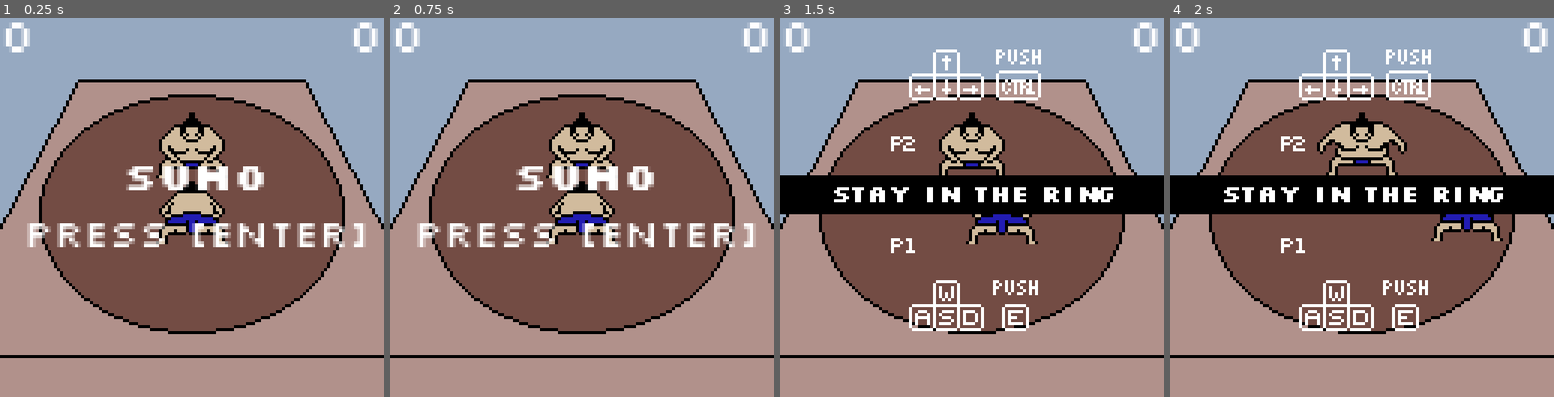
Above: before the commit, frames 1-4 (left to right).
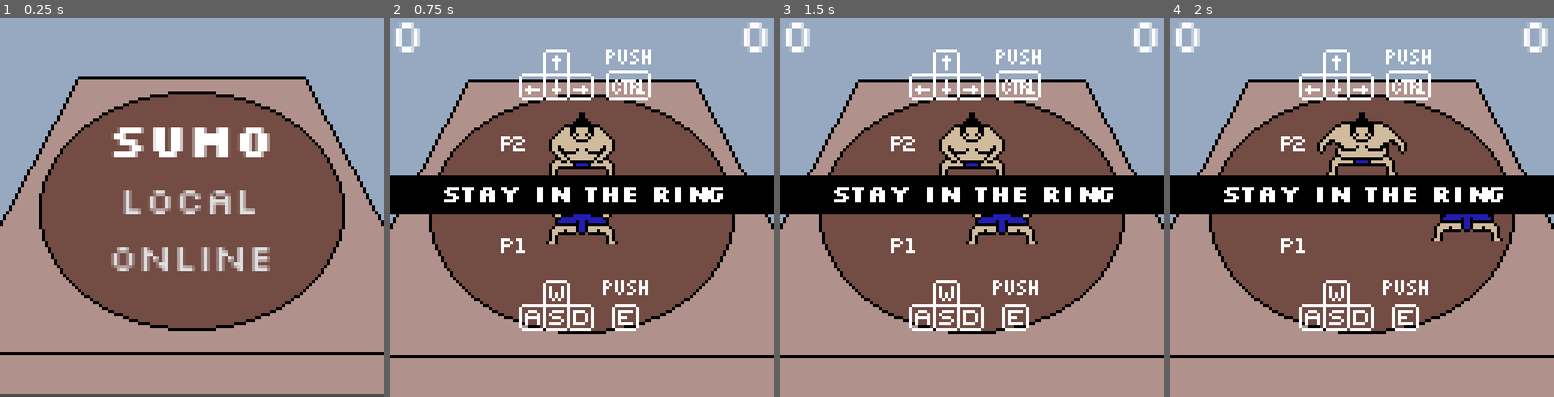
Above: after the commit, the same moments.

Repository: kevinpliang/sumo-gdl-jam
Game: Godot game, scene res://game/Main.tscn
Two runs of this game, one before a commit and one after it. Both use one fixed random seed, a clock stepped at 60 frames per second and the inputs below.
Inputs (mouse positions are in pixels of both pictures, inside the frame that each line leads up to):
- Up to frame 1 (0.25 s): no input
- Up to frame 2 (0.75 s): click (582, 203) at 0.5 s, where only the run after the commit has a clickable "local"
- Up to frame 3 (1.5 s): tap Enter (enter) at 1.25 s; hold D (p1_right) from 1.28 s (still down); hold Enter (enter) from 1.28 s (still down)
- Up to frame 4 (2 s): keep holding D (p1_right); keep holding Enter (enter); tap Ctrl (p2_a) at 1.55 s

The runs differ from the first frame. In frame 1, 18% of the frame differs, in the area x 0-100%, y 1-100%; in frame 2, 16%; in frame 3, nothing differs; in frame 4, nothing differs.

Commit message:
Add multiplayer

Diff:
--- a/Global.gd
+++ b/Global.gd
@@ -1,6 +1,7 @@
 extends Node
 
 var main = null
+var player_id = null
 var player1 = null
 var player2 = null
 var p1score = 0
@@ -8,9 +9,12 @@
 
 # signal if player leaves boundaries
 signal player_oob(player_id)
+signal start_game()
 
 var curr_gamestate
 enum GAMESTATE {PLAYING, WON, MENU}
+
+var multiplayer_enabled = false
 
 # should the tutorial be shown
 var firstTime = true
@@ -28,6 +32,6 @@
 
 func instance_node_at(node, location, parent):
 	var node_instance = node.instantiate()
-	parent.add_child(node_instance)
+	parent.add_child(node_instance, true)
 	node_instance.global_position = location
 	return node_instance
--- a/characters/DefaultPlayer.gd
+++ b/characters/DefaultPlayer.gd
@@ -14,7 +14,7 @@
 
 # states
 enum STATES { IDLE, WALK, PUSH, HURT }
-var current_state: int = STATES.IDLE
+@export var current_state: int = STATES.IDLE
 
 enum FACING { UP, DOWN }
 var facing: int = FACING.UP
@@ -42,7 +42,14 @@
 	else:
 		facing = FACING.DOWN
 
+	if Global.multiplayer_enabled:
+		set_multiplayer_authority(name.to_int())
+
 func _physics_process(delta: float) -> void:
+
+	if Global.multiplayer_enabled and !is_multiplayer_authority():
+		return
+
 	if current_state not in busy_states and Global.curr_gamestate == Global.GAMESTATE.PLAYING:
 		state_from_input(delta)
 	motion_from_state(delta)
@@ -66,6 +73,7 @@
 			facing = FACING.DOWN
 	else:
 		current_state = STATES.IDLE
+
 
 # Gets motion based on state
 func motion_from_state(delta: float) -> void:
@@ -133,11 +141,14 @@
 	$PushHitBox/CollisionShape2D.disabled = true
 
 # When hit by a push
+@rpc("any_peer", "call_local")
 func on_hit(from: int) -> void:
 	var sfx_player: AudioStreamPlayer = $SFXPlayer
 	sfx_player.stream = hit_sfx
 	sfx_player.play()
+
 	hit_from = from
+	current_state = STATES.HURT
 	$HurtTimer.start()
 
 # When Push Timer ends
@@ -157,7 +168,10 @@
 		current_state = STATES.HURT
 
 		# if the push is from below me
+		var from_dir = HITFROM.NOT
 		if area.get_parent().global_position.y > global_position.y:
-			on_hit(HITFROM.BELOW)
+			from_dir = HITFROM.BELOW
 		else:
-			on_hit(HITFROM.ABOVE)
+			from_dir = HITFROM.ABOVE
+
+		rpc_id(get_multiplayer_authority(), "on_hit", from_dir)
--- a/characters/DefaultPlayer.tscn
+++ b/characters/DefaultPlayer.tscn
@@ -149,6 +149,17 @@
 radius = 3.00421
 height = 6.00842
 
+[sub_resource type="SceneReplicationConfig" id="SceneReplicationConfig_or46y"]
+properties/0/path = NodePath(".:position")
+properties/0/spawn = true
+properties/0/replication_mode = 1
+properties/1/path = NodePath(".:current_state")
+properties/1/spawn = true
+properties/1/replication_mode = 1
+properties/2/path = NodePath("AnimatedSprite2D:animation")
+properties/2/spawn = true
+properties/2/replication_mode = 1
+
 [node name="DefaultPlayer" type="CharacterBody2D"]
 y_sort_enabled = true
 motion_mode = 1
@@ -201,6 +212,9 @@
 
 [node name="SFXPlayer" type="AudioStreamPlayer" parent="."]
 
+[node name="MultiplayerSynchronizer" type="MultiplayerSynchronizer" parent="."]
+replication_config = SubResource("SceneReplicationConfig_or46y")
+
 [connection signal="area_entered" from="HitBox" to="." method="_on_hit_box_area_entered"]
 [connection signal="timeout" from="PushTimer" to="." method="_on_push_timer_timeout"]
 [connection signal="timeout" from="HurtTimer" to="." method="_on_hurt_timer_timeout"]
--- a/environments/DefaultStage.gd
+++ b/environments/DefaultStage.gd
@@ -1,8 +1,16 @@
 extends StaticBody2D
-
-func _ready() -> void:
-	pass
 
 func _on_bounds_area_exited(area: Area2D) -> void:
 	if area.is_in_group("player"):
-		Global.emit_signal("player_oob", area.get_parent().id)
+		var player_id = area.get_parent().id
+
+		if Global.multiplayer_enabled:
+			rpc_id(1, "report_player_oob", player_id)
+		else:
+			Global.emit_signal("player_oob", player_id)
+
+
+@rpc("any_peer")
+func report_player_oob(player_id: String) -> void:
+	if multiplayer.is_server():
+		Global.emit_signal("player_oob", player_id)
--- a/game/Main.gd
+++ b/game/Main.gd
@@ -15,11 +15,15 @@
 var playing_music: AudioStream = preload("res://resources/music/roundv2.ogg")
 var menu_music: AudioStream = preload("res://resources/music/destrpyhim.ogg")
 
+
 func _ready() -> void:
 	Global.main = self
+	Global.curr_gamestate = Global.GAMESTATE.MENU
 
+	# signals
+	Global.start_game.connect(_on_start_game)
 	Global.player_oob.connect(on_player_oob)
-	Global.curr_gamestate = Global.GAMESTATE.MENU
+	multiplayer.peer_connected.connect(_on_start_online_game)
 
 	menuInstance = Global.instance_node(Menu, self)
 
@@ -30,27 +34,25 @@
 	# add people
 	stageInstance = Global.instance_node(DefaultStage, self)
 	$Node2D.y_sort_enabled = true
-	Global.player1 = Global.instance_node_at(DefaultPlayer, Vector2(64, 64), $Node2D)
-	Global.player2 = Global.instance_node_at(DefaultPlayer, Vector2(64, 42), $Node2D)
 
-	# player 2 inputs
-	Global.player2.id = "p2"
-	Global.player2.up = "p2_up"
-	Global.player2.left = "p2_left"
-	Global.player2.down = "p2_down"
-	Global.player2.right = "p2_right"
-	Global.player2.a = "p2_a"
+	# hide people
+	$UI/p1ScoreLabel.visible = false
+	$UI/p2ScoreLabel.visible = false
+	stageInstance.visible = false
 
 func _process(_delta: float) -> void:
 	pass
 
-func _input(event: InputEvent) -> void:
+func _input(event):
 	if event.is_action_pressed("enter"):
-		match Global.curr_gamestate:
-			Global.GAMESTATE.WON, Global.GAMESTATE.MENU:
-				start_game()
+		if (Global.curr_gamestate == Global.GAMESTATE.WON):
+			if !Global.multiplayer_enabled:
+				_on_start_game()
+			else:
+				_on_start_online_game(0)
 
-func start_game() -> void:
+
+func _on_start_game() -> void:
 	menuInstance.visible = false
 	$UI/VictoryLabel.text = ""
 	$UI/p1ScoreLabel.visible = true
@@ -61,9 +63,21 @@
 		tutorialInstance = Global.instance_node_at(Tutorial, Vector2(64, 64), self)
 
 	# stage & players
+	if Global.player1 == null:
+		Global.player1 = Global.instance_node_at(DefaultPlayer, Vector2(64, 64), $Node2D)
+	if Global.player2 == null:
+		Global.player2 = Global.instance_node_at(DefaultPlayer, Vector2(64, 42), $Node2D)
 	Global.player1.visible = true
 	Global.player2.visible = true
 	stageInstance.visible = true
+
+	# player 2 inputs
+	Global.player2.id = "p2"
+	Global.player2.up = "p2_up"
+	Global.player2.left = "p2_left"
+	Global.player2.down = "p2_down"
+	Global.player2.right = "p2_right"
+	Global.player2.a = "p2_a"
 
 	Global.player1.position = Vector2(64, 64)
 	Global.player2.position = Vector2(64, 42)
@@ -73,7 +87,29 @@
 	$Music.stream = playing_music
 	$Music.play()
 
-func on_player_oob(player_id: String) -> void:
+func _on_start_online_game(_id: int) -> void:
+	menuInstance.visible = false
+	$UI/VictoryLabel.text = ""
+	$UI/p1ScoreLabel.visible = true
+	$UI/p2ScoreLabel.visible = true
+
+	# stage
+	stageInstance.visible = true
+
+	if Global.player1 != null:
+		Global.player1.position = Vector2(64, 64)
+	if Global.player2 != null:
+		Global.player2.position = Vector2(64, 42)
+
+	Global.curr_gamestate = Global.GAMESTATE.PLAYING
+
+	$Music.stream = playing_music
+	$Music.play()
+
+@rpc("any_peer", "call_local")
+func declare_winner(player_id: String) -> void:
+	print(player_id)
+
 	if tutorialInstance:
 		tutorialInstance.visible = false
 		Global.firstTime = false
@@ -94,3 +130,11 @@
 		Global.curr_gamestate = Global.GAMESTATE.WON
 		$Music.stream = win_music
 		$Music.play()
+
+
+func on_player_oob(player_id: String) -> void:
+	if Global.multiplayer_enabled:
+		if multiplayer.is_server():
+			rpc("declare_winner", player_id)
+	else:
+		declare_winner(player_id)
--- a/game/Main.tscn
+++ b/game/Main.tscn
@@ -1,7 +1,9 @@
-[gd_scene load_steps=6 format=3 uid="uid://uwyb0p5f8j7r"]
+[gd_scene load_steps=8 format=3 uid="uid://uwyb0p5f8j7r"]
 
 [ext_resource type="Script" uid="uid://v2ee5rmxynkh" path="res://game/Main.gd" id="1"]
 [ext_resource type="FontFile" uid="uid://dse2hkkbuyw2b" path="res://resources/Silkscreen/slkscr.ttf" id="2"]
+[ext_resource type="Script" uid="uid://b1tuos44opg8t" path="res://game/multiplayer_spawner.gd" id="2_2fjjk"]
+[ext_resource type="PackedScene" uid="uid://cuu4qwcbjtsdp" path="res://characters/DefaultPlayer.tscn" id="3_ljq5a"]
 
 [sub_resource type="FontFile" id="1"]
 fallbacks = Array[Font]([ExtResource("2")])
@@ -53,6 +55,12 @@
 
 [node name="Node2D" type="Node2D" parent="."]
 
+[node name="MultiplayerSpawner" type="MultiplayerSpawner" parent="Node2D"]
+_spawnable_scenes = PackedStringArray("uid://cuu4qwcbjtsdp")
+spawn_path = NodePath("..")
+script = ExtResource("2_2fjjk")
+network_player = ExtResource("3_ljq5a")
+
 [node name="UI" type="Control" parent="."]
 layout_mode = 3
 anchors_preset = 15
--- a/game/Menu.tscn
+++ b/game/Menu.tscn
@@ -1,29 +1,9 @@
-[gd_scene load_steps=6 format=3 uid="uid://bitr065hg8h"]
+[gd_scene load_steps=7 format=3 uid="uid://bitr065hg8h"]
 
 [ext_resource type="FontFile" uid="uid://b8r126bgx2mwa" path="res://resources/Silkscreen/slkscrb.ttf" id="1"]
+[ext_resource type="Script" uid="uid://d154de7pk43tf" path="res://game/menu.gd" id="1_01sa8"]
 [ext_resource type="FontFile" uid="uid://dse2hkkbuyw2b" path="res://resources/Silkscreen/slkscr.ttf" id="2"]
 [ext_resource type="Texture2D" uid="uid://dq7afwetggfb8" path="res://sprites/environments/DefaultStage.png" id="3"]
-
-[sub_resource type="FontFile" id="1"]
-fallbacks = Array[Font]([ExtResource("1"), ExtResource("1")])
-subpixel_positioning = 0
-msdf_pixel_range = 14
-msdf_size = 128
-cache/0/16/0/ascent = 0.0
-cache/0/16/0/descent = 0.0
-cache/0/16/0/underline_position = 0.0
-cache/0/16/0/underline_thickness = 0.0
-cache/0/16/0/scale = 1.0
-cache/0/12/0/ascent = 0.0
-cache/0/12/0/descent = 0.0
-cache/0/12/0/underline_position = 0.0
-cache/0/12/0/underline_thickness = 0.0
-cache/0/12/0/scale = 1.0
-cache/0/14/0/ascent = 0.0
-cache/0/14/0/descent = 0.0
-cache/0/14/0/underline_position = 0.0
-cache/0/14/0/underline_thickness = 0.0
-cache/0/14/0/scale = 1.0
 
 [sub_resource type="FontFile" id="2"]
 fallbacks = Array[Font]([ExtResource("2"), ExtResource("2")])
@@ -41,6 +21,8 @@
 cache/0/14/0/underline_thickness = 0.0
 cache/0/14/0/scale = 1.0
 
+[sub_resource type="StyleBoxEmpty" id="StyleBoxEmpty_01sa8"]
+
 [node name="Menu" type="Control"]
 layout_mode = 3
 anchors_preset = 15
@@ -50,20 +32,20 @@
 offset_bottom = -1.0
 grow_horizontal = 2
 grow_vertical = 2
+script = ExtResource("1_01sa8")
 
 [node name="CenterContainer" type="CenterContainer" parent="."]
 layout_mode = 0
-offset_top = 32.0
-offset_right = 132.0
-offset_bottom = 100.0
+offset_right = 128.0
+offset_bottom = 128.0
 
 [node name="VBoxContainer" type="VBoxContainer" parent="CenterContainer"]
 layout_mode = 2
 
 [node name="TitleLabel" type="Label" parent="CenterContainer/VBoxContainer"]
 layout_mode = 2
-theme_override_fonts/font = SubResource("1")
-theme_override_font_sizes/font_size = 14
+theme_override_fonts/font = ExtResource("1")
+theme_override_font_sizes/font_size = 16
 text = "SUMO"
 horizontal_alignment = 1
 vertical_alignment = 1
@@ -71,15 +53,42 @@
 [node name="MenuOptions" type="VBoxContainer" parent="CenterContainer/VBoxContainer"]
 layout_mode = 2
 
-[node name="Start" type="Label" parent="CenterContainer/VBoxContainer/MenuOptions"]
+[node name="Local" type="Button" parent="CenterContainer/VBoxContainer/MenuOptions"]
 layout_mode = 2
 theme_override_fonts/font = SubResource("2")
 theme_override_font_sizes/font_size = 14
-text = "PRESS [ENTER]"
-horizontal_alignment = 1
-vertical_alignment = 1
+theme_override_styles/normal = SubResource("StyleBoxEmpty_01sa8")
+text = "local"
+
+[node name="Online" type="Button" parent="CenterContainer/VBoxContainer/MenuOptions"]
+layout_mode = 2
+theme_override_fonts/font = SubResource("2")
+theme_override_font_sizes/font_size = 14
+theme_override_styles/normal = SubResource("StyleBoxEmpty_01sa8")
+text = "online"
+
+[node name="Host" type="Button" parent="CenterContainer/VBoxContainer/MenuOptions"]
+visible = false
+layout_mode = 2
+theme_override_fonts/font = SubResource("2")
+theme_override_font_sizes/font_size = 14
+theme_override_styles/normal = SubResource("StyleBoxEmpty_01sa8")
+text = "Host"
+
+[node name="Join" type="Button" parent="CenterContainer/VBoxContainer/MenuOptions"]
+visible = false
+layout_mode = 2
+theme_override_fonts/font = SubResource("2")
+theme_override_font_sizes/font_size = 14
+theme_override_styles/normal = SubResource("StyleBoxEmpty_01sa8")
+text = "Join"
 
 [node name="Sprite2D" type="Sprite2D" parent="."]
 z_index = -1
 texture = ExtResource("3")
 offset = Vector2(64, 64)
+
+[connection signal="pressed" from="CenterContainer/VBoxContainer/MenuOptions/Local" to="." method="_on_start_pressed"]
+[connection signal="pressed" from="CenterContainer/VBoxContainer/MenuOptions/Online" to="." method="_on_online_pressed"]
+[connection signal="pressed" from="CenterContainer/VBoxContainer/MenuOptions/Host" to="." method="_on_host_pressed"]
+[connection signal="pressed" from="CenterContainer/VBoxContainer/MenuOptions/Join" to="." method="_on_join_pressed"]
--- /dev/null
+++ b/game/menu.gd
@@ -0,0 +1,21 @@
+extends Control
+
+func _ready() -> void:
+	$CenterContainer/VBoxContainer/MenuOptions/Host.visible = false
+	$CenterContainer/VBoxContainer/MenuOptions/Join.visible = false
+
+func _on_start_pressed() -> void:
+	Global.start_game.emit()
+
+func _on_online_pressed() -> void:
+	$CenterContainer/VBoxContainer/MenuOptions/Local.visible = false
+	$CenterContainer/VBoxContainer/MenuOptions/Online.visible = false
+	$CenterContainer/VBoxContainer/MenuOptions/Host.visible = true
+	$CenterContainer/VBoxContainer/MenuOptions/Join.visible = true
+	Global.multiplayer_enabled = true
+
+func _on_host_pressed() -> void:
+	NetworkHandler.start_server()
+
+func _on_join_pressed() -> void:
+	NetworkHandler.start_client()
--- /dev/null
+++ b/game/multiplayer_spawner.gd
@@ -0,0 +1,25 @@
+extends MultiplayerSpawner
+
+@export var network_player: PackedScene
+
+var player_slots = {}
+
+func _ready() -> void:
+	multiplayer.peer_connected.connect(spawn_player)
+
+func spawn_player(id: int):
+	if !multiplayer.is_server():
+		return
+
+	var player: Node = network_player.instantiate()
+	player.name = str(id)
+
+	if Global.player1 == null:
+		Global.player1 = player
+		Global.player1.position = Vector2(64, 64)
+	elif Global.player2 == null:
+		Global.player2 = player
+		Global.player2.id = "p2"
+		Global.player2.position = Vector2(64, 42)
+
+	get_node(spawn_path).add_child.call_deferred(player, true)
--- /dev/null
+++ b/network/NetworkHandler.gd
@@ -0,0 +1,17 @@
+extends Node
+
+const IP_ADDRESS: String = "localhost"
+const PORT: int = 41250
+const MAX_CLIENTS: int = 2
+
+var peer: ENetMultiplayerPeer
+
+func start_server() -> void:
+	peer = ENetMultiplayerPeer.new()
+	peer.create_server(PORT, MAX_CLIENTS)
+	multiplayer.multiplayer_peer = peer
+
+func start_client() -> void:
+	peer = ENetMultiplayerPeer.new()
+	peer.create_client(IP_ADDRESS, PORT)
+	multiplayer.multiplayer_peer = peer
--- a/project.godot
+++ b/project.godot
@@ -18,6 +18,7 @@
 [autoload]
 
 Global="*res://Global.gd"
+NetworkHandler="*res://network/NetworkHandler.gd"
 
 [display]
 
@@ -26,6 +27,10 @@
 window/size/window_width_override=600
 window/size/window_height_override=600
 window/stretch/mode="viewport"
+
+[gui]
+
+theme/default_font_antialiasing=0
 
 [importer_defaults]
 
Not shown: 1 places in characters/DefaultPlayer.tscn that only renumber resources
Not shown, added: game/menu.gd.uid
Not shown, added: game/multiplayer_spawner.gd.uid
Not shown, added: network/NetworkHandler.gd.uid
